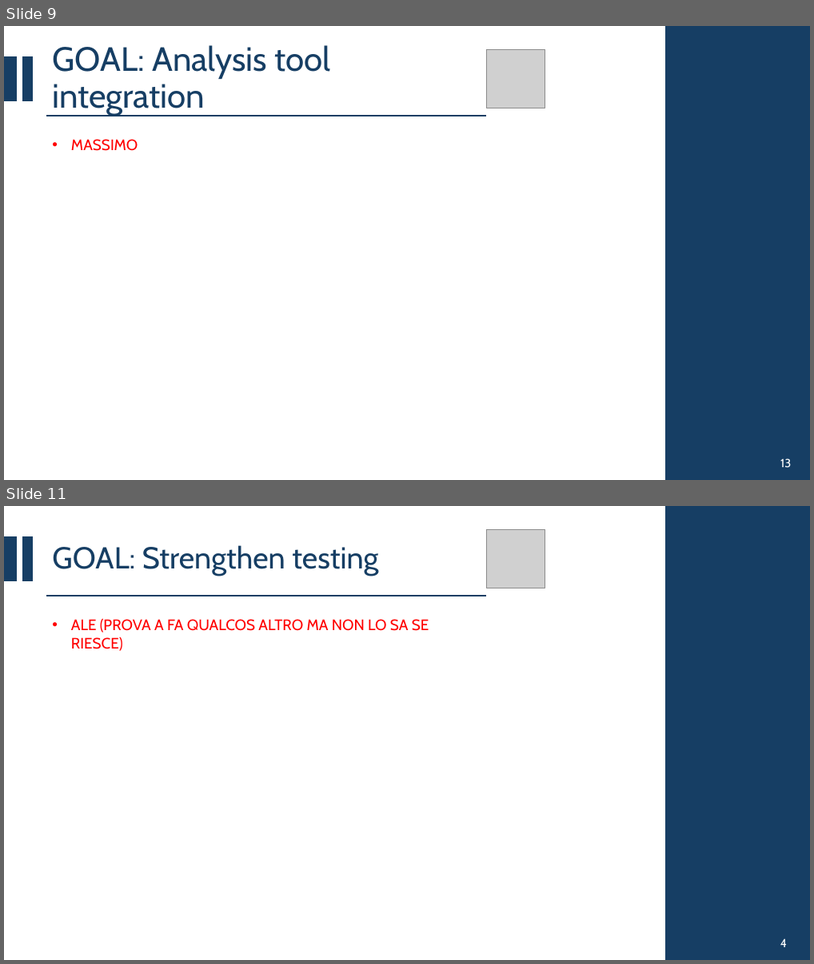
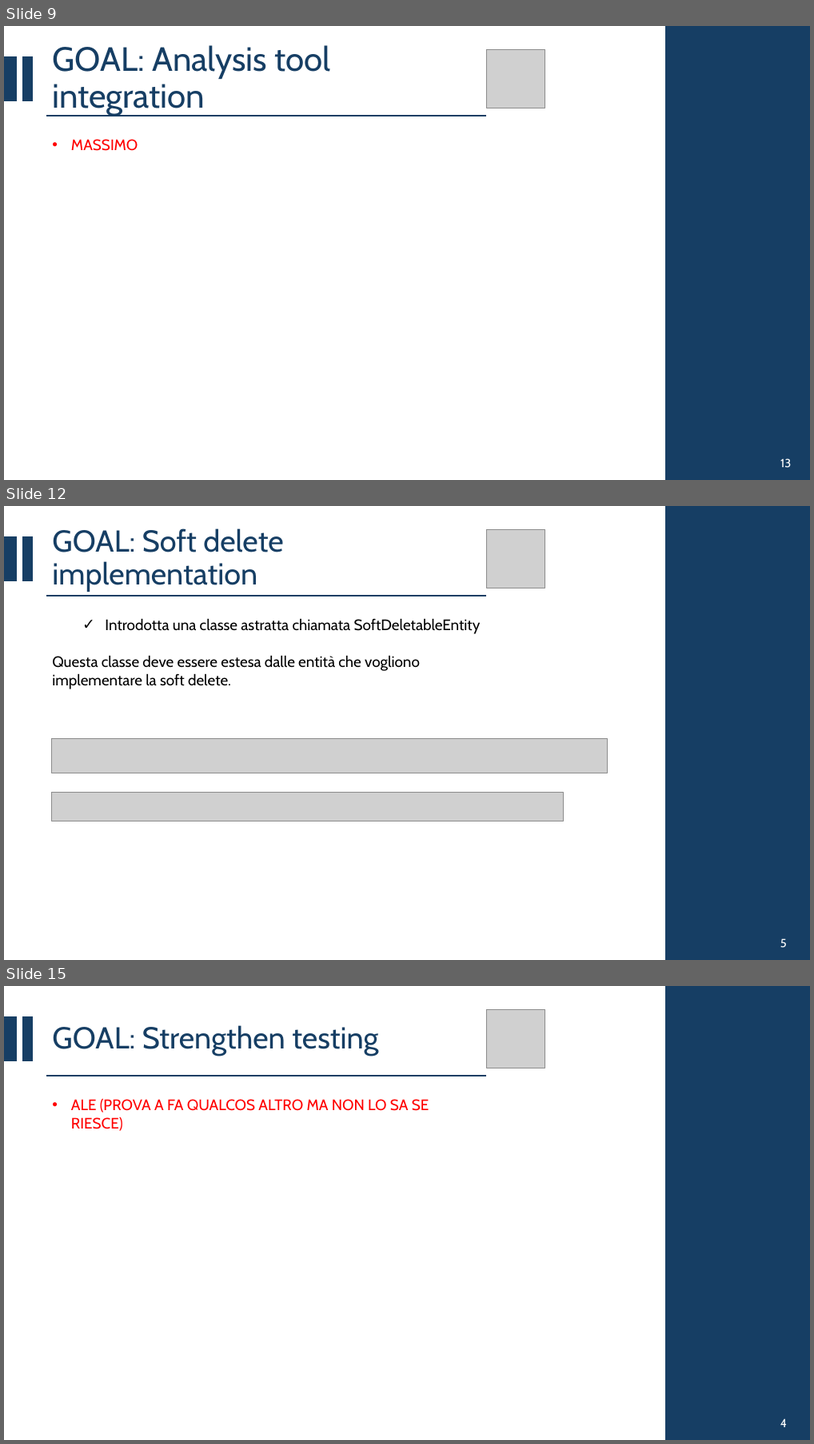
Before and after one commit to CSW-Teams/MS3-docs, a slide deck: ShiftsHappen/Sprint 3/CSW Sprint 3.pptx. Shown one above the other, each under a label of ours: slides 9 and 11 before the commit, slides 9, 12 and 15 after it; the slides between them are not shown. The pictures are 814x964 and 814x1444 pixels, drawn with LibreOffice and Linux fonts; fonts in the diff are those of the drawing; grey boxes stand for pictures. Boxes give left, top, right and bottom in pixels: in the first picture for what was removed or moved away, otherwise in the second. Text is boxed around its words. In the diff, an @@ line names an element or a change of style, - is before the commit and + after.

Commit message:
Shifts Happen - Slided Sprint 3 Ralisin SoftDelete

```diff
--- a/ShiftsHappen/Sprint 3/CSW Sprint 3.pptx
+++ b/ShiftsHappen/Sprint 3/CSW Sprint 3.pptx
@@ slide 12 added at (4, 506, 810, 960), background #FFFFFF @@
@@ title added at (52, 528, 283, 592), 36 pt, text #163E64 @@
+GOAL: Soft delete implementation
@@ picture added at (486, 529, 546, 588) @@
@@ rectangle added at (666, 506, 810, 960), fill #163E64, outline #163E64 1.5 pt @@
@@ rectangle added at (4, 537, 17, 580), fill #163E64, outline #163E64 1.5 pt @@
@@ rectangle added at (23, 537, 33, 580), fill #163E64, outline #163E64 1.5 pt @@
@@ line added from (46, 596) to (486, 596), #163E64 1.5 pt @@
@@ text added at (52, 618, 481, 689), 18 pt, text #000000 @@
+  ✓ Introdotta una classe astratta chiamata SoftDeletableEntity
+Questa classe deve essere estesa dalle entità che vogliono implementare la soft delete.
@@ picture added at (52, 738, 608, 772) @@
@@ picture added at (52, 792, 563, 820) @@
@@ text added at (781, 938, 787, 947), 14 pt, text #FFFFFF @@
+5
@@ what was slide 11 is now slide 15 @@
```
Also in this commit, not shown: 1 slide changed, 3 other slides added.
